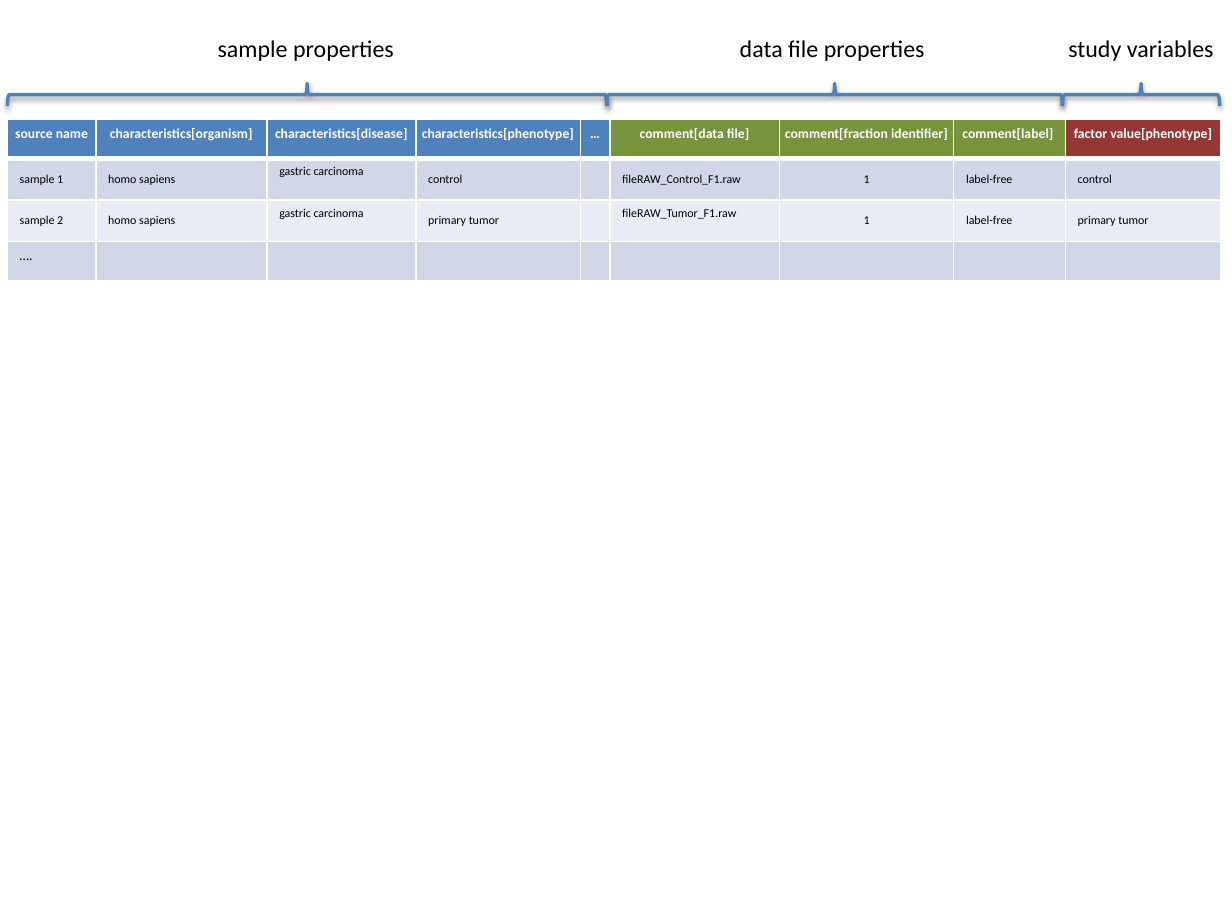
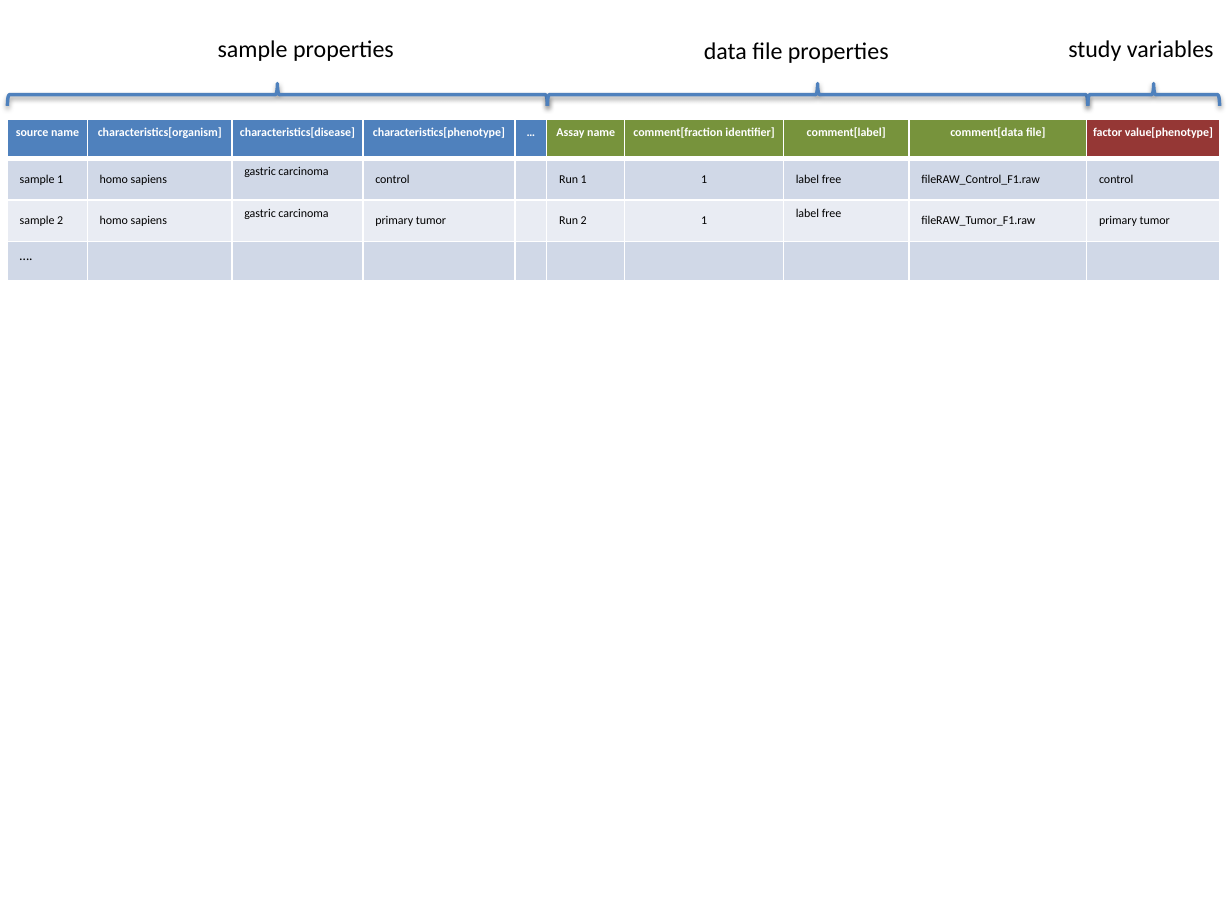
Before and after one commit to bigbio/proteomics-sample-metadata, a slide deck: slide 2 of experimental-design/design-plots.pptx (slide 1 before the commit). Drawn at 1232x924 pixels with LibreOffice and Linux fonts; fonts in the diff are those of the drawing. Boxes give left, top, right and bottom in pixels: in the first picture for what was removed or moved away, otherwise in the second. Text is boxed around its words. In the diff, an @@ line names an element or a change of style, - is before the commit and + after.

```diff
--- a/experimental-design/design-plots.pptx
+++ b/experimental-design/design-plots.pptx
@@ text "data file properties": place and size @@
-text "data file properties" at bbox=[740, 40, 925, 61]
+text "data file properties" at bbox=[704, 42, 889, 63]
@@ left brace: place and size @@
-left brace at bbox=[7, 84, 607, 107]
+left brace at bbox=[7, 84, 547, 106]
@@ left brace: place and size @@
-left brace at bbox=[606, 84, 1062, 106]
+left brace at bbox=[548, 84, 1088, 107]
@@ left brace: place and size @@
-left brace at bbox=[1062, 84, 1220, 106]
+left brace at bbox=[1087, 83, 1219, 105]
@@ table at bbox=[7, 118, 1218, 280] @@
+column 6: Assay name | Run 1 | Run 2 | 
+column 7: comment[fraction identifier] | 1 | 1 | 
+column 8: comment[label] | label free | label free | 
-column 7: comment[fraction identifier] | 1 | 1 | 
-column 8: comment[label] | label-free | label-free | 
@@ table: place and size @@
-table at bbox=[7, 118, 1222, 280]
+table at bbox=[7, 118, 1218, 280]
```
Also in this commit, not shown: 1 slide added, 10 other files.
